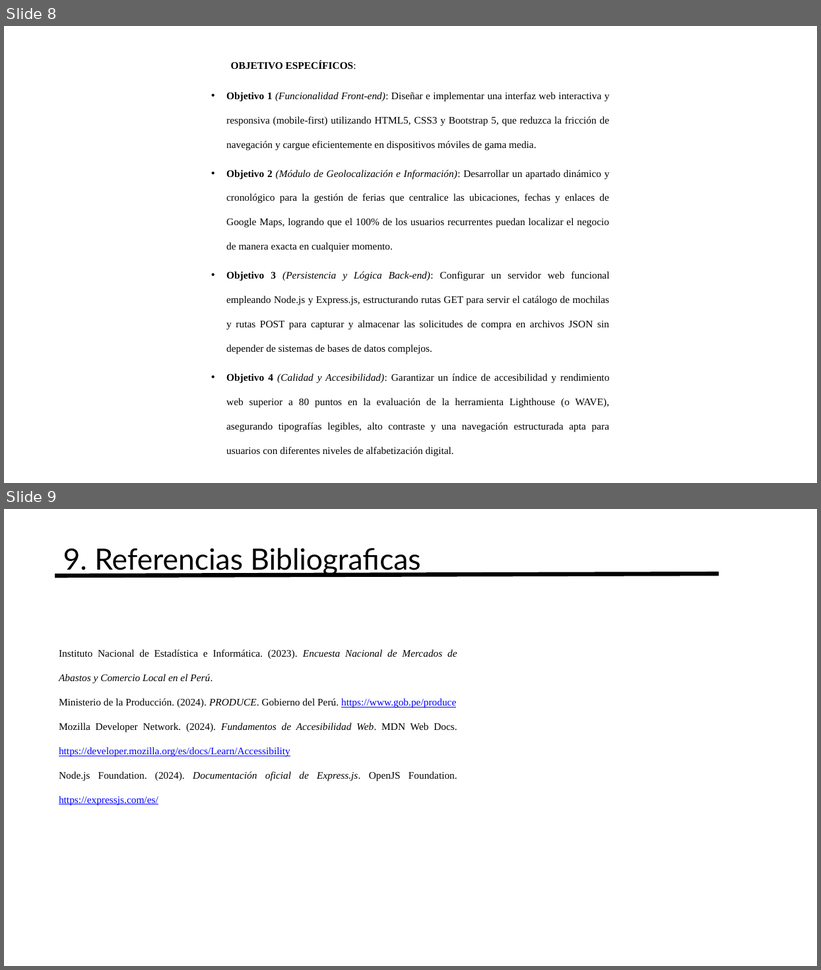
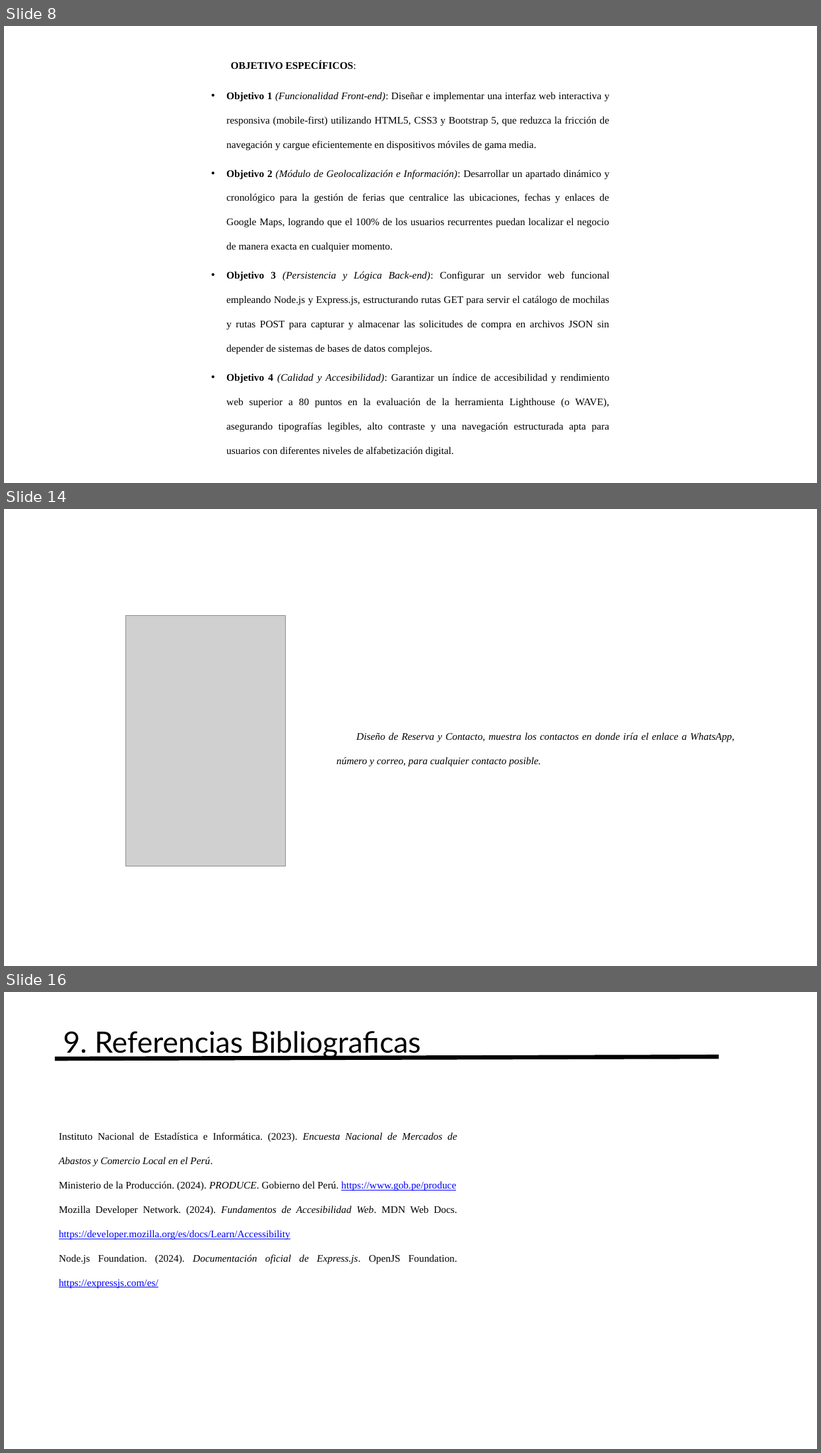
Before and after one commit to lITom182lI/Programacion-Web-3-Ciclo, a slide deck: PROYECTO FINAL/AVANCE PPT/Avance1_ProyectoPW.pptx. Shown one above the other, each under a label of ours: slides 8 and 9 before the commit, slides 8, 14 and 16 after it; the slides between them are not shown. The pictures are 821x970 and 821x1453 pixels, drawn with LibreOffice and Linux fonts; fonts in the diff are those of the drawing; grey boxes stand for pictures. Boxes give left, top, right and bottom in pixels: in the first picture for what was removed or moved away, otherwise in the second. Text is boxed around its words. In the diff, an @@ line names an element or a change of style, - is before the commit and + after.

```diff
--- a/PROYECTO FINAL/AVANCE PPT/Avance1_ProyectoPW.pptx
+++ b/PROYECTO FINAL/AVANCE PPT/Avance1_ProyectoPW.pptx
@@ slide 14 added at <box>4,509,817,966</box>, background #FFFFFF @@
@@ picture added at <box>126,615,285,866</box> @@
@@ text added at <box>337,733,735,767</box>, 18 pt, text #000000, italic @@
+Diseño de Reserva y Contacto, muestra los contactos en donde iría el enlace a WhatsApp, número y correo, para cualquier contacto posible.
@@ what was slide 9 is now slide 16 @@
```
Also in this commit, not shown: 6 other slides added.
